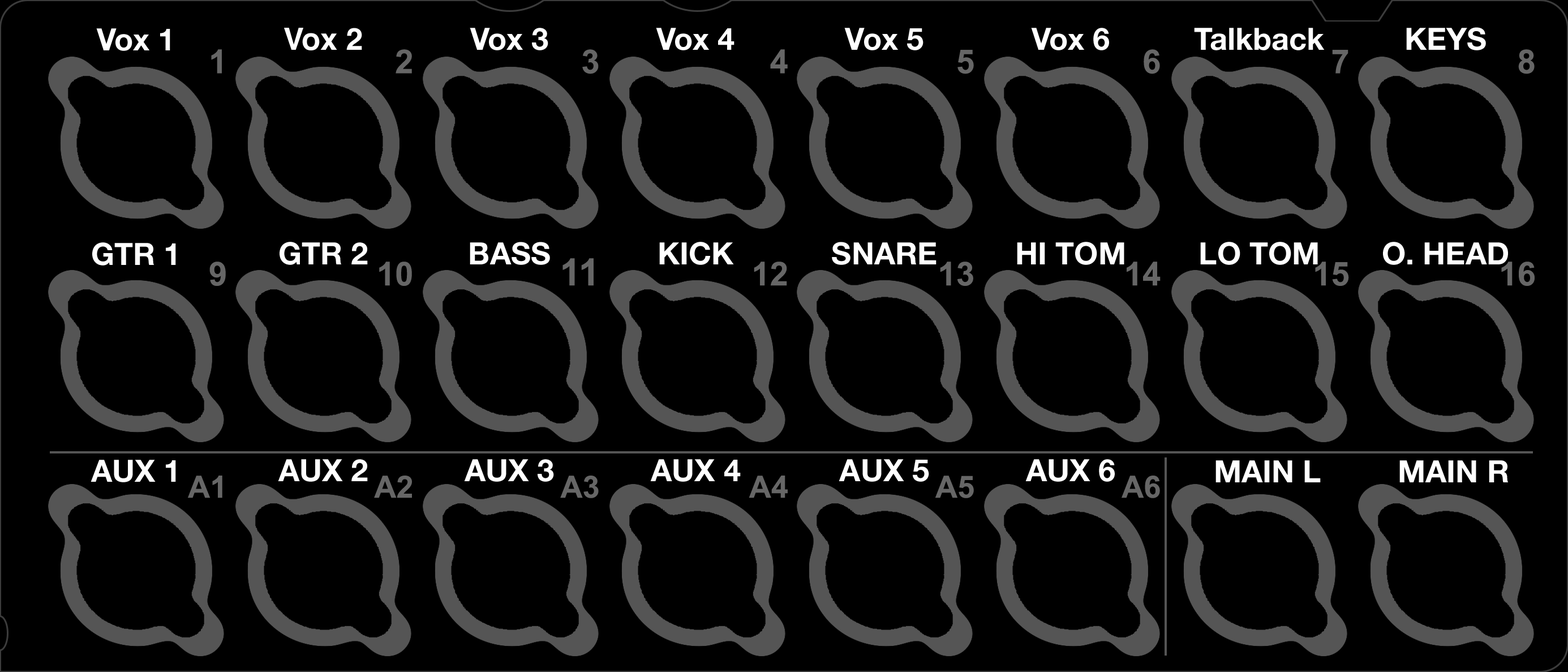
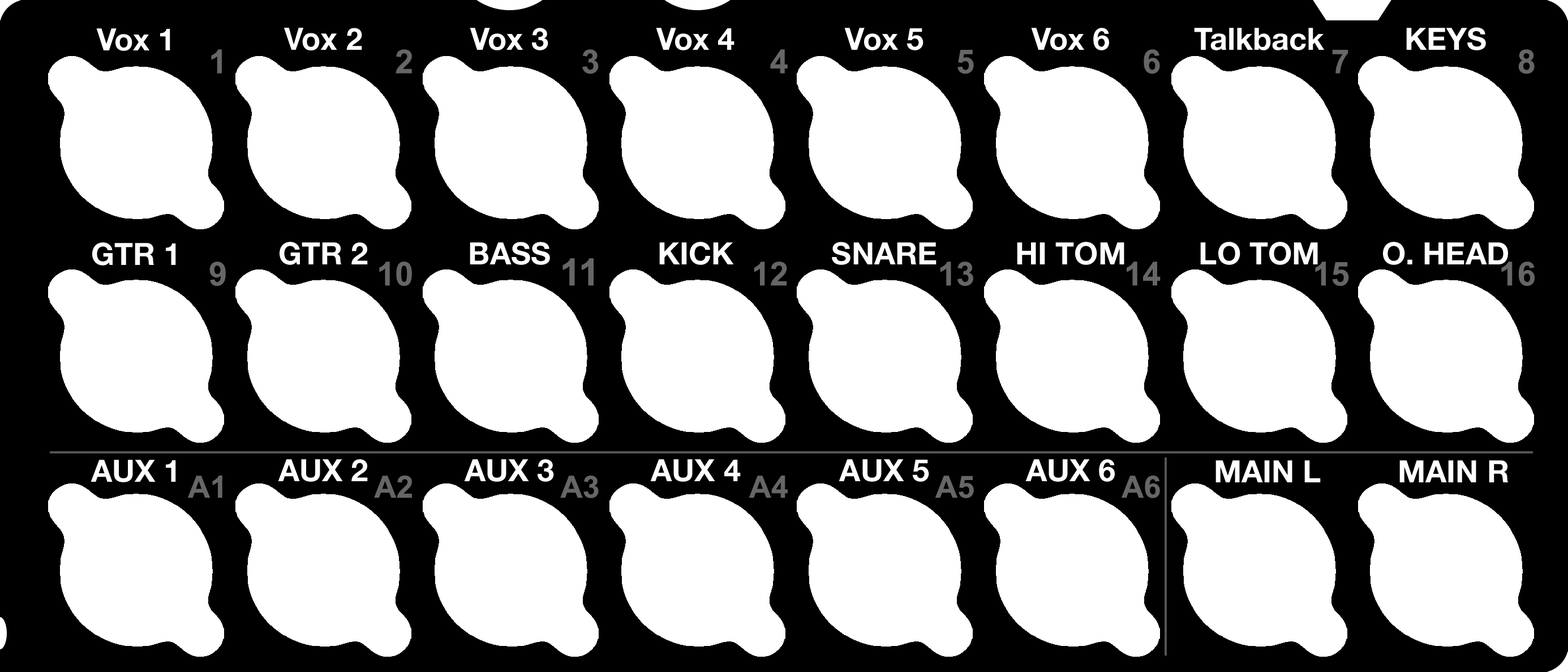
Before/after of a 1568 x 672 layered artwork. What changed in the layer stack:
moved "Port Labels" into group "Ports & Dividers" over 90, 56, 1509, 443
moved "Port Numbers" into group "Ports & Dividers" over 187, 56, 1535, 498
moved "Dividers" into group "Ports & Dividers" over 49, 483, 1533, 656
added group "Background (w/ cutting options)" with 106 layers over 0, 0, 1568, 672
moved "Port Borders" into group "Ports" over 48, 56, 1535, 657
moved "Outline (to cut along)" into group "Background" over 0, 0, 1568, 672
renamed "Background (optional)" to "Color / Pattern", moved it into group "Background" over 0, 0, 1568, 672
added group "Cut by machine" with 3 layers in group "Background (w/ cutting options)" over 0, 0, 1568, 672
added group "Background" (2nd of 2, in "Background (w/ cutting options)" › "Cut by machine") with 2 layers in group "Cut by machine" over 0, 0, 1568, 672
added group "Color / Pattern" (2nd of 2, in "Background (w/ cutting options)" › "Cut by machine" › "Background") with 1 layers in group "Background" over 0, 0, 1568, 672
added layer "Cutout pattern template" in group "Color / Pattern" over 0, 0, 1568, 672
